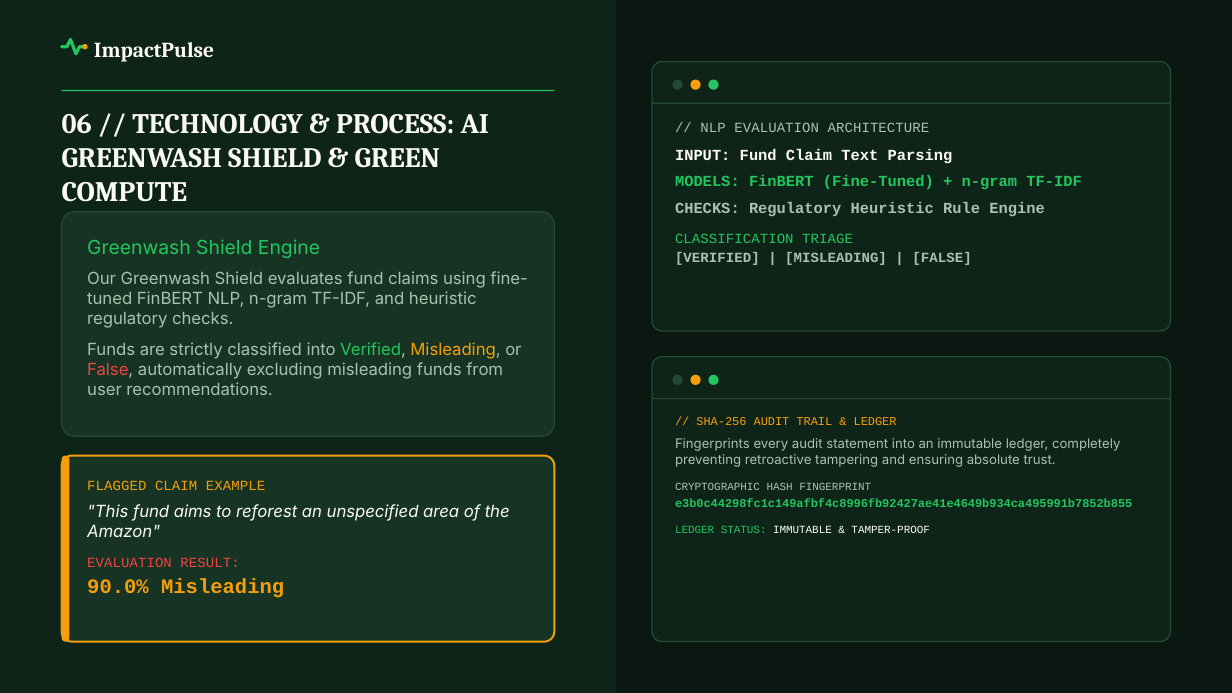
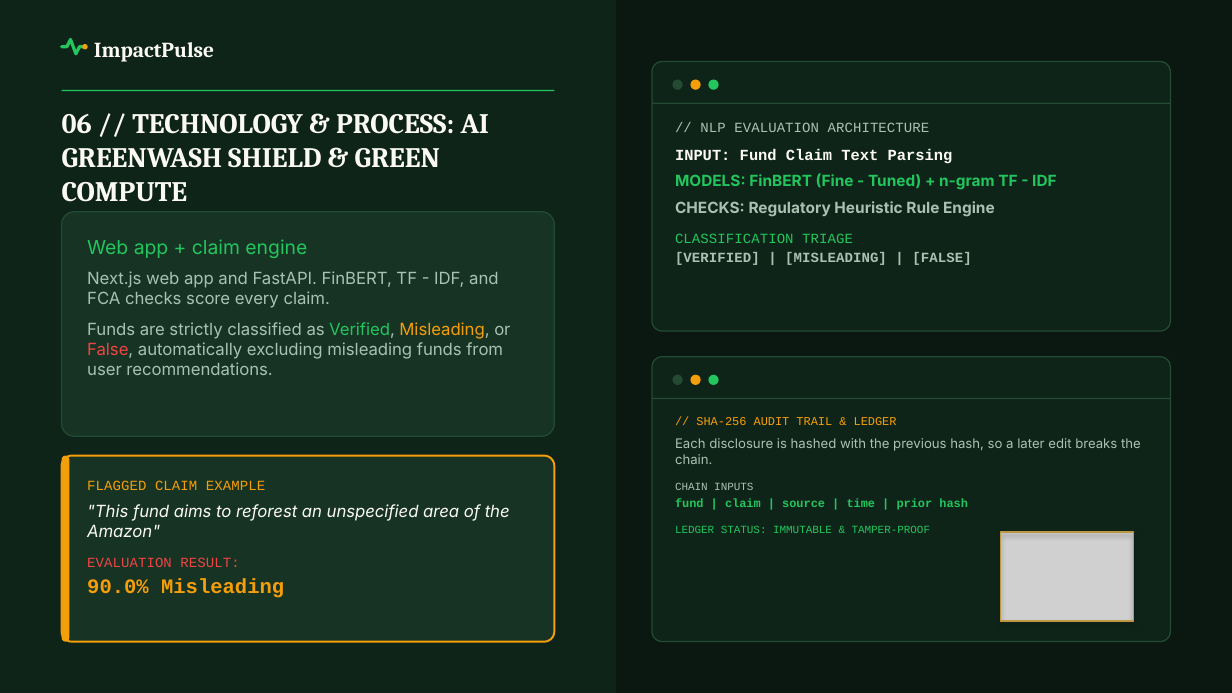
Before and after one commit to Siva-Subramaniam-DS/TCS-Project, a slide deck: slide 7 of ImpactPulse_TCS_Submission_12Slides.pptx. Drawn at 1232x693 pixels with LibreOffice and Linux fonts; fonts in the diff are those of the drawing; grey boxes stand for pictures; background and template pictures are left out; a plain dark background stands for a picture behind light text. Boxes give left, top, right and bottom in pixels: in the first picture for what was removed or moved away, otherwise in the second. Text is boxed around its words. In the diff, an @@ line names an element or a change of style, - is before the commit and + after.

Commit message:
fix(deck): achieve 100% compliance across TCS Guidelines, HSBC Challenge Statement, and Judging Criteria

```diff
--- a/ImpactPulse_TCS_Submission_12Slides.pptx
+++ b/ImpactPulse_TCS_Submission_12Slides.pptx
@@ rectangle removed at <box>0,0,1232,692</box> @@
@@ text at <box>675,173,1056,190</box>: text changed; font Courier New to Inter @@
-MODELS: FinBERT (Fine-Tuned) + n-gram TF-IDF
+MODELS: FinBERT (Fine - Tuned) + n-gram TF - IDF
@@ text at <box>675,201,995,217</box>: font Courier New to Inter in "CHECKS: Regulatory Heuristic Rule Engine" @@
@@ text at <box>87,239,510,375</box>: text changed @@
-Greenwash Shield Engine
-Our Greenwash Shield evaluates fund claims using fine-tuned FinBERT NLP, n-gram TF-IDF, and heuristic regulatory checks.
-Funds are strictly classified into Verified, Misleading, or False, automatically excluding misleading funds from user recommendations.
+Web app + claim engine
+Next.js web app and FastAPI. FinBERT, TF - IDF, and FCA checks score every claim.
+Funds are strictly classified as Verified, Misleading, or False, automatically excluding misleading funds from user recommendations.
@@ text at <box>675,438,1141,510</box>: text changed @@
-Fingerprints every audit statement into an immutable ledger, completely preventing retroactive tampering and ensuring absolute trust.
-CRYPTOGRAPHIC HASH FINGERPRINT
-e3b0c44298fc1c149afbf4c8996fb92427ae41e4649b934ca495991b7852b855
+Each disclosure is hashed with the previous hash, so a later edit breaks the chain.
+CHAIN INPUTS
+fund | claim | source | time | prior hash
@@ text at <box>675,525,931,533</box>: text colour #FBF9F4 to #22C55E in "IMMUTABLE & TAMPER-PROOF" @@
@@ picture added at <box>1000,532,1133,621</box> @@
@@ rectangle added at <box>1000,532,1133,621</box>, outline #BD9743 1 pt @@
```
Also in this commit, not shown: 11 other slides changed, 1 other file.
